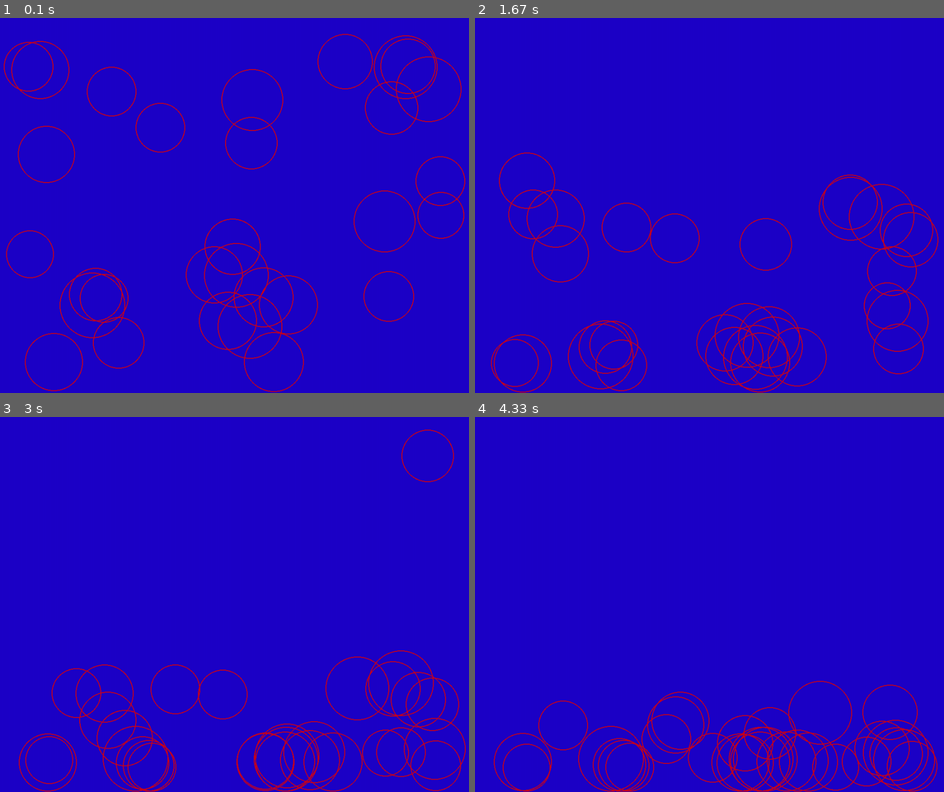
Above: before the commit, frames 1-4 (two rows, left to right).
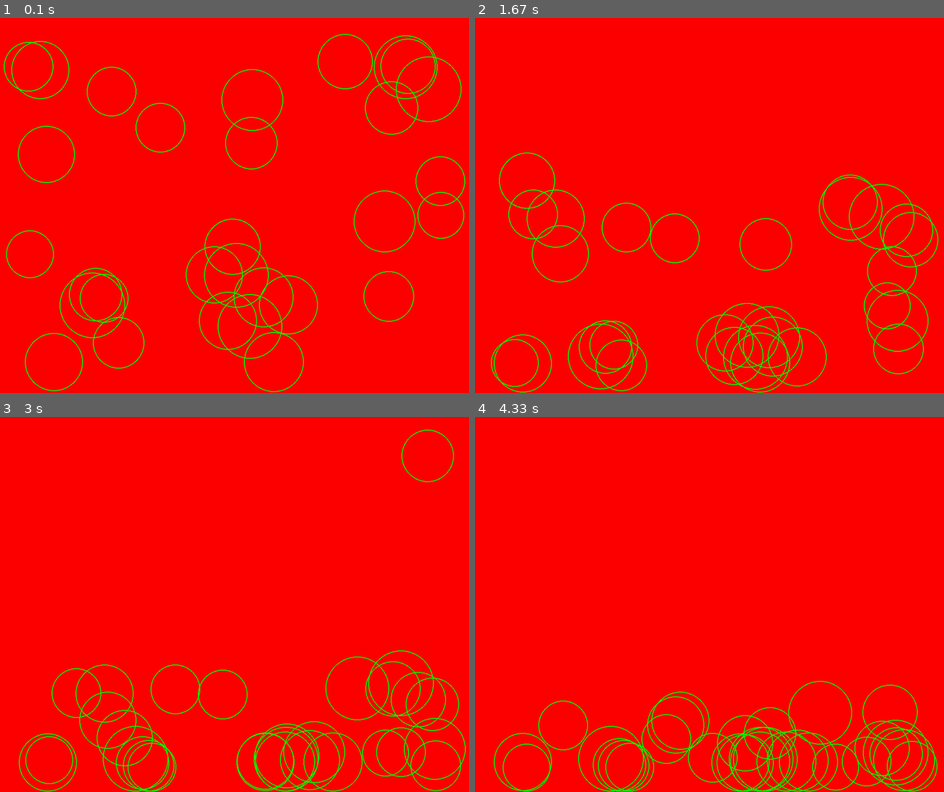
Above: after the commit, the same moments.

Repository: simon-fredrich/python-training
Game: pygame game, started from physics_pygame/window.py
Same seed, same stepped clock (60 frames per second), same inputs: the game is played once before the commit and once after it.
Inputs (mouse positions are in pixels of both pictures, inside the frame that each line leads up to):
- Up to frame 1 (0.1 s): no input
- Up to frame 2 (1.67 s): click (756, 288) at 0.88 s; press the mouse at (756, 288) at 1.2 s; move the mouse to (648, 243) at 1.3 s; release the mouse at (540, 194) at 1.43 s
- Up to frame 3 (3 s): press the mouse at (281, 687) at 2.03 s; move the mouse to (304, 630) at 2.13 s; release the mouse at (328, 574) at 2.27 s; click (398, 702) at 2.38 s; click (398, 675) at 2.72 s
- Up to frame 4 (4.33 s): click (596, 672) at 3.05 s; click (878, 690) at 3.38 s; click (568, 743) at 3.72 s; press the mouse at (568, 743) at 4.03 s; move the mouse to (653, 724) at 4.13 s; release the mouse at (737, 709) at 4.27 s

The runs differ from the first frame. In frame 1, 100% of the frame differs, in the area x 0-100%, y 0-100%; in frame 2, 100%; in frame 3, 100%; in frame 4, 100%.

Commit message:
change color

Diff:
--- a/physics_pygame/particle.py
+++ b/physics_pygame/particle.py
@@ -21,7 +21,7 @@
         self.x = x
         self.y = y
         self.rad = rad
-        self.color = (200, 0, 30)
+        self.color = (0, 255, 0)
         self.thickness = 2
         self.speed = 1.5
         self.angle = math.pi/4
--- a/physics_pygame/window.py
+++ b/physics_pygame/window.py
@@ -4,7 +4,7 @@
 from particle import Particle
 
 (width, height) = (1000, 800)
-background_color = (30, 0, 200)
+background_color = (255, 0, 0)
 particles = []
 particle_number = 30
 
Not shown, added: physics_pygame/.gitignore
